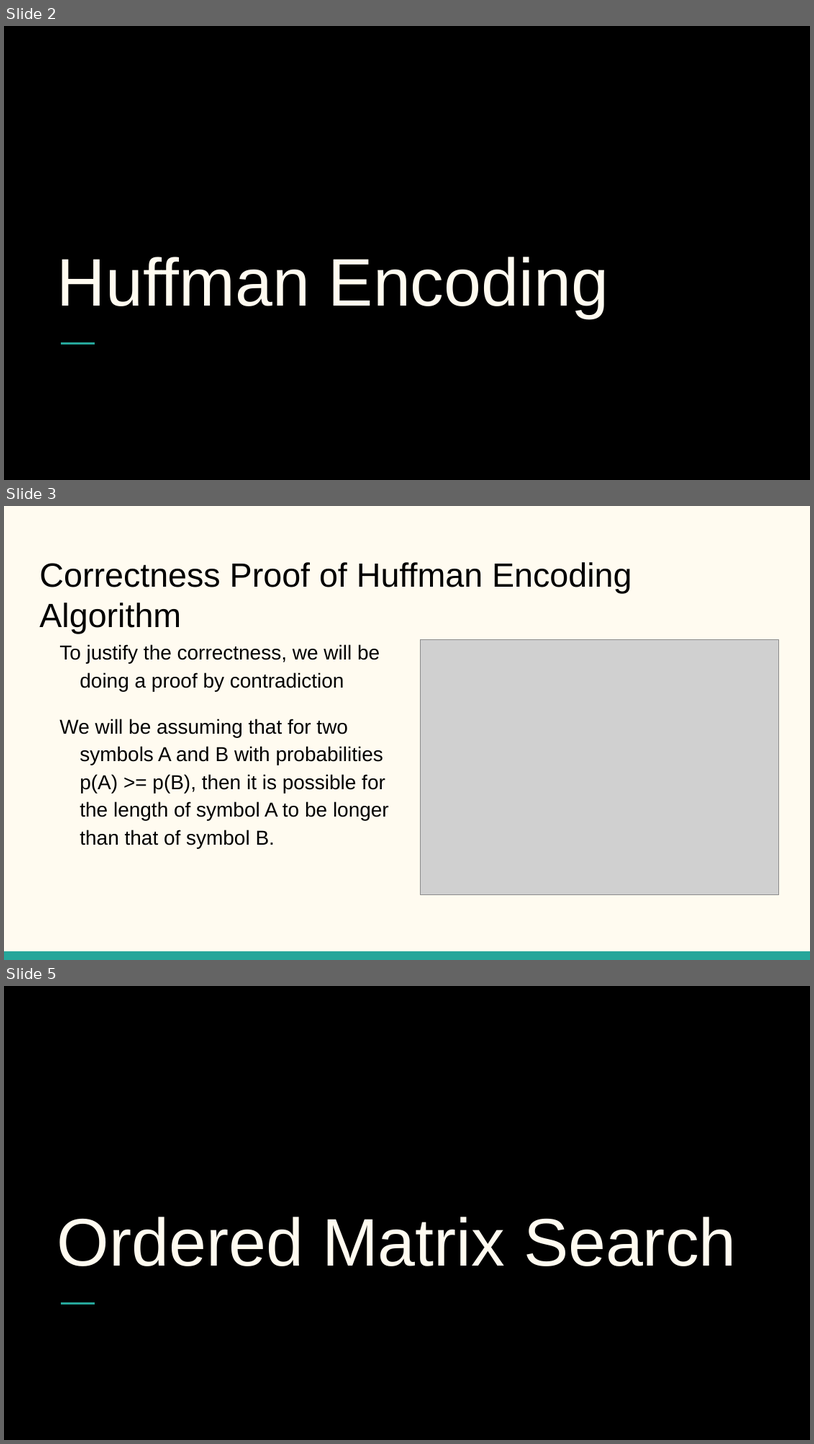
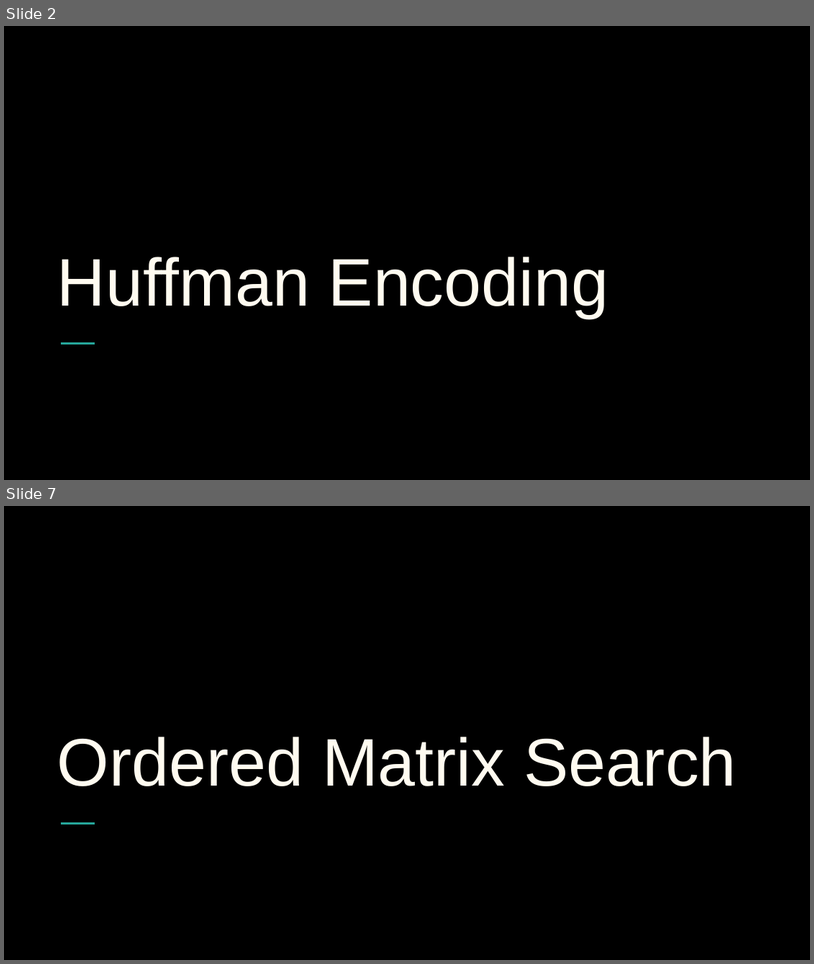
Before and after one commit to amygwong/csc59866, a slide deck: hw1/Presentation.pptx. Shown one above the other, each under a label of ours: slides 2, 3 and 5 before the commit, slides 2 and 7 after it; the slides between them are not shown. The pictures are 814x1444 and 814x964 pixels, drawn with LibreOffice and Linux fonts; fonts in the diff are those of the drawing; grey boxes stand for pictures. Boxes give left, top, right and bottom in pixels: in the first picture for what was removed or moved away, otherwise in the second. Text is boxed around its words. In the diff, an @@ line names an element or a change of style, - is before the commit and + after.

Commit message:
Change Huffman Encoding Answer

```diff
--- a/hw1/Presentation.pptx
+++ b/hw1/Presentation.pptx
@@ slide 3 removed at (4, 506, 810, 960), background #FFFBF0 @@
@@ title removed at (39, 562, 632, 633) @@
-Correctness Proof of Huffman Encoding Algorithm
@@ text removed at (59, 644, 389, 848) @@
-To justify the correctness, we will be doing a proof by contradiction
-We will be assuming that for two symbols A and B with probabilities p(A) >= p(B), then it is possible for the length of symbol A to be longer than that of symbol B.
@@ picture removed at (421, 640, 779, 895) @@
@@ rectangle removed at (4, 951, 810, 960) @@
@@ what was slide 5 is now slide 7 @@
```
Also in this commit, not shown: 1 slide changed, 3 slides added.
